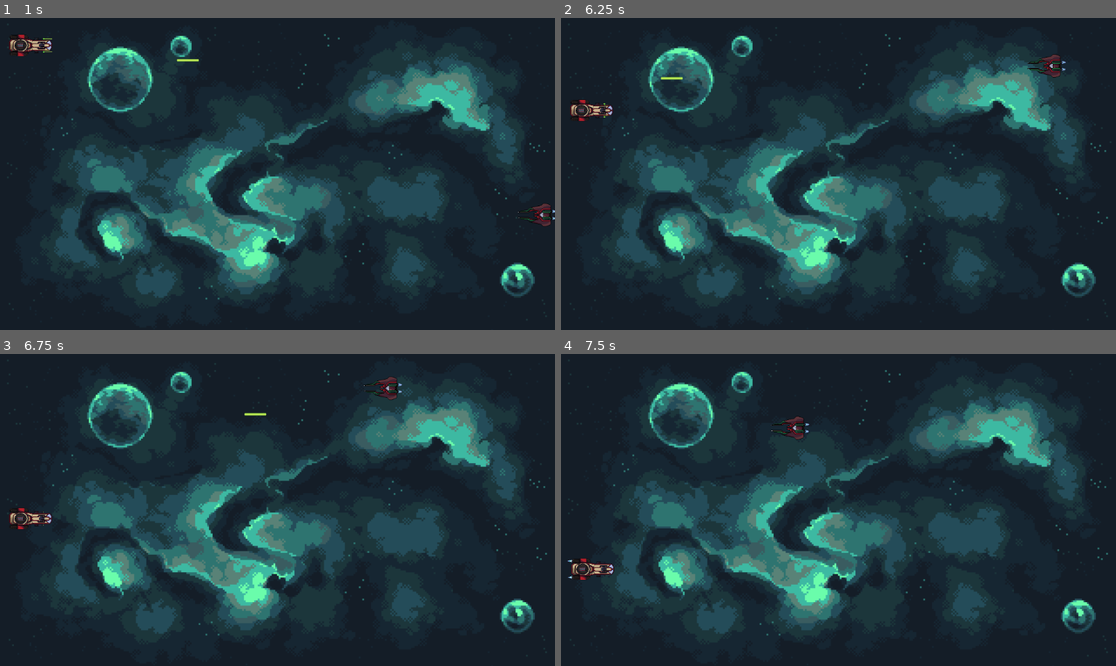
Above: before the commit, frames 1-4 (two rows, left to right).
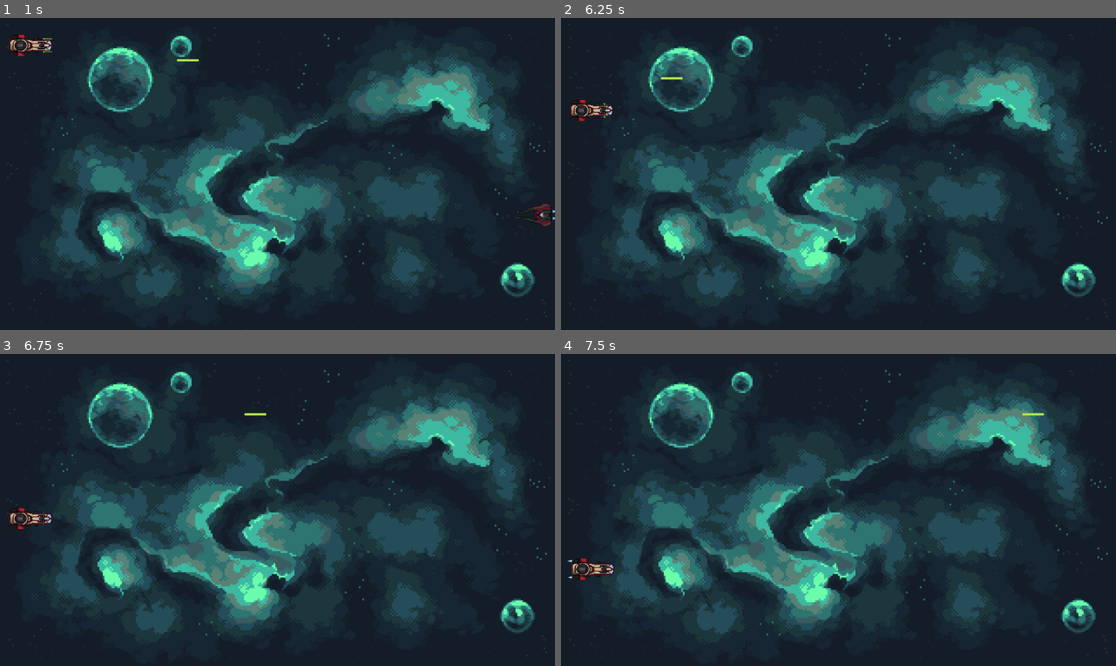
Above: after the commit, the same moments.

Repository: ByLuis360/PGL-videojuego
Game: Godot game, scene res://scenes/node_2d.tscn
The game is run twice, just before and just after one commit, with the same random seed, the same clock (stepped at 60 frames per second) and the same inputs.
Inputs:
- Up to frame 1 (1 s): tap Enter (ui_accept) at 0.5, 0.77 s; hold Up (ui_up) from 0.53 s (still down)
- Up to frame 2 (6.25 s): tap Enter (ui_accept) at 1.52, 3.02, 3.77, 4.52, 6.02 s; release Up (ui_up) at 2.03 s; hold Down (ui_down) 2.03-2.78 s; hold Up (ui_up) 2.78-4.28 s; hold Down (ui_down) 4.28-5.03 s; hold Up (ui_up) 5.03-5.78 s; hold Down (ui_down) from 5.78 s (still down)
- Up to frame 3 (6.75 s): keep holding Down (ui_down)
- Up to frame 4 (7.5 s): tap Enter (ui_accept) at 6.77 s; release Down (ui_down) at 7.28 s; hold Up (ui_up) from 7.28 s (still down)

Frame 1 is identical in both runs. In frame 2, 0.2% of the frame differs, in the area x 83-91%, y 11-20%; in frame 3, 0.2%; in frame 4, 0.3%, in the area x 37-88%, y 18-28%.

Commit message:
fix-collisions
Me faltaba conectar los respectivos nodos y poner la bala en el grupo bullet

Diff:
--- a/component/bullet/bullet.gd
+++ b/component/bullet/bullet.gd
@@ -1,14 +1,10 @@
 extends Area2D
-
 
 func _physics_process(delta: float) -> void:
 	position.x += 10
 
 
-
 func _on_area_entered(area: Area2D) -> void:
 	var parent = area.get_parent()
-	if parent.is_in_group("ship1"):
+	if parent.is_in_group("ship1") or parent.is_in_group("ship2"):
 		queue_free()
-	if parent.is_in_group("ship2"):
-		queue_free()
--- a/scenes/Player.gd
+++ b/scenes/Player.gd
@@ -2,12 +2,11 @@
 
 @onready var _shoot_sound = $ShootSound
 @onready var _animated_sprite = $AnimatedSprite2D
-@onready var _score_collected_label = get_parent().get_node("scoreCollectedLabel")
+
 
 
 
 const SPEED = 300.0
-const JUMP_VELOCITY = -400.0
 const ANIMATION_STATES = {
 	MOVE = "move", SHOOT = "shoot"
 }
@@ -15,7 +14,7 @@
 	SPACE = "ui_accept", UP = "ui_up", DOWN = "ui_down"
 }
 
-var score_collected = 0
+
 var current_animation = ANIMATION_STATES.MOVE
 var shoot_animation = ANIMATION_STATES.SHOOT
 var direction_up = CONTROLS_KEYS.UP
@@ -32,6 +31,7 @@
 		self._shoot_sound.play()
 		_animated_sprite.play(shoot_animation)
 		var bullet = pre_bullet.instantiate()
+		bullet.add_to_group("bullet")
 		get_parent().call_deferred("add_child", bullet)
 		bullet.position.x = self.position.x + 50
 		bullet.position.y = self.position.y
@@ -41,10 +41,6 @@
 
 
 func _physics_process(delta: float) -> void:
-	# Add the gravity.
-	if not is_on_floor():
-		velocity += get_gravity() * delta
-	# Handle jump.
 	if Input.is_action_just_pressed(CONTROLS_KEYS.SPACE):
 		shoot()
 
--- a/scenes/enemy_ship.gd
+++ b/scenes/enemy_ship.gd
@@ -1,6 +1,22 @@
 extends Node2D
 
+@onready var _animated_sprite = $Area2D/enemy
+@onready var _animation_config = $Area2D/AnimationPlayer
 
+const ANIMATION_STATES = {
+	MOVE = "enemy", DESTROYED = "destroy"
+}
 # Called when the node enters the scene tree for the first time.
-func _ready() -> void:
-	pass # Replace with function body.
+var enemy_move = ANIMATION_STATES.MOVE
+var enemy_destroyed = ANIMATION_STATES.DESTROYED
+
+
+func _on_ready() -> void:
+	_animated_sprite.play(enemy_move)
+
+
+func _on_area_2d_area_entered(area: Area2D) -> void:
+	if area.is_in_group("bullet"):
+		#var level = get_parent()
+		#level.add_score(30)
+		queue_free()
--- a/scenes/enemy_ship.tscn
+++ b/scenes/enemy_ship.tscn
@@ -115,3 +115,6 @@
 [node name="CollisionShape2D" type="CollisionShape2D" parent="Area2D"]
 position = Vector2(-5, 3)
 shape = SubResource("RectangleShape2D_l51dl")
+
+[connection signal="ready" from="." to="." method="_on_ready"]
+[connection signal="area_entered" from="Area2D" to="." method="_on_area_2d_area_entered"]
--- /dev/null
+++ b/scenes/enemy_ship_2.gd
@@ -0,0 +1,17 @@
+extends Node2D
+
+@onready var _animated_sprite = $Area2D/AnimatedSprite2D
+
+const ANIMATION_STATES = {
+	MOVE = "enemy_move2" #DESTROYED = "destroy"
+}
+
+func _on_ready() -> void:
+	_animated_sprite.play(ANIMATION_STATES.MOVE)
+
+
+func _on_area_2d_area_entered(area: Area2D) -> void:
+	if area.is_in_group("bullet"):
+		#var level = get_parent()
+		#level.add_score(10)
+		queue_free()
--- a/scenes/enemy_ship_2.tscn
+++ b/scenes/enemy_ship_2.tscn
@@ -1,6 +1,7 @@
-[gd_scene load_steps=13 format=3 uid="uid://dywntumgw5hha"]
+[gd_scene load_steps=14 format=3 uid="uid://dywntumgw5hha"]
 
 [ext_resource type="Texture2D" uid="uid://bwmydjqgaf2rl" path="res://assets/images/npc2/Move.png" id="1_ih1pn"]
+[ext_resource type="Script" path="res://scenes/enemy_ship_2.gd" id="1_raa7l"]
 
 [sub_resource type="AtlasTexture" id="AtlasTexture_uv8cy"]
 atlas = ExtResource("1_ih1pn")
@@ -93,6 +94,7 @@
 }
 
 [node name="enemy_ship2" type="Node2D"]
+script = ExtResource("1_raa7l")
 
 [node name="Area2D" type="Area2D" parent="."]
 position = Vector2(151, 449)
@@ -113,3 +115,6 @@
 "": SubResource("AnimationLibrary_t0bod")
 }
 autoplay = "enemy_animation2"
+
+[connection signal="ready" from="." to="." method="_on_ready"]
+[connection signal="area_entered" from="Area2D" to="." method="_on_area_2d_area_entered"]
